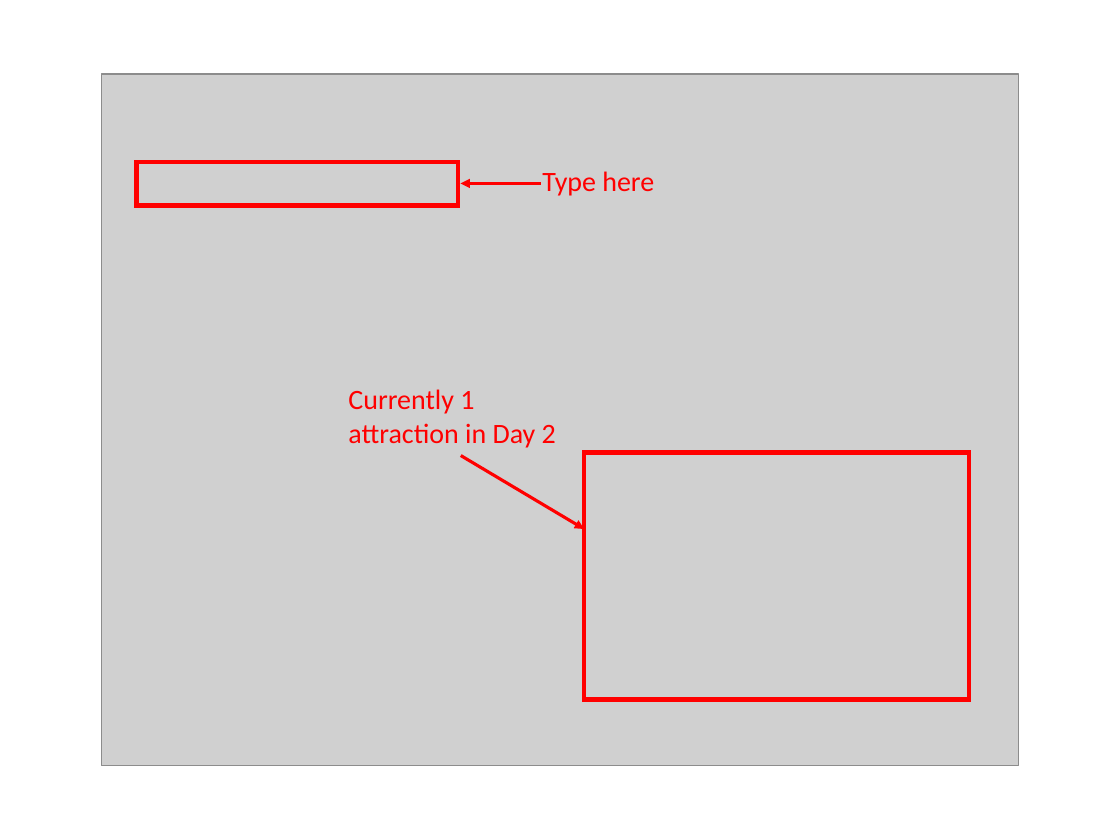
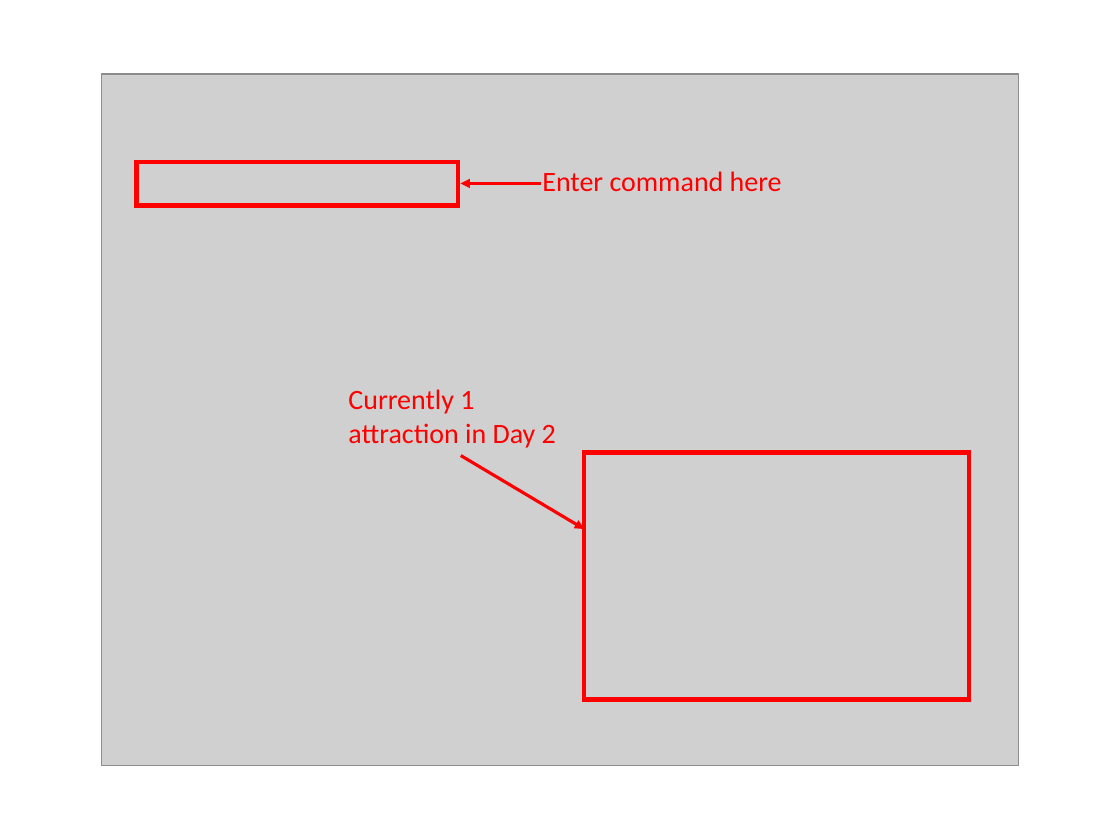
Before and after one commit to yuxuanxc/tp, a slide deck: slide 9 of docs/images/userguideimages/Powerpoints/User Guide Section 4.4 Itinerary Attraction.pptx. Drawn at 1120x840 pixels with LibreOffice and Linux fonts; fonts in the diff are those of the drawing; grey boxes stand for pictures. Boxes give left, top, right and bottom in pixels: in the first picture for what was removed or moved away, otherwise in the second. Text is boxed around its words. In the diff, an @@ line names an element or a change of style, - is before the commit and + after.

Commit message:
Update images for command box.

```diff
--- a/docs/images/userguideimages/Powerpoints/User Guide Section 4.4 Itinerary Attraction.pptx
+++ b/docs/images/userguideimages/Powerpoints/User Guide Section 4.4 Itinerary Attraction.pptx
@@ text at [542,171,782,191]: text changed @@
-Type here
+Enter command here
```
Also in this commit, not shown: 2 other slides changed, 3 other files.
